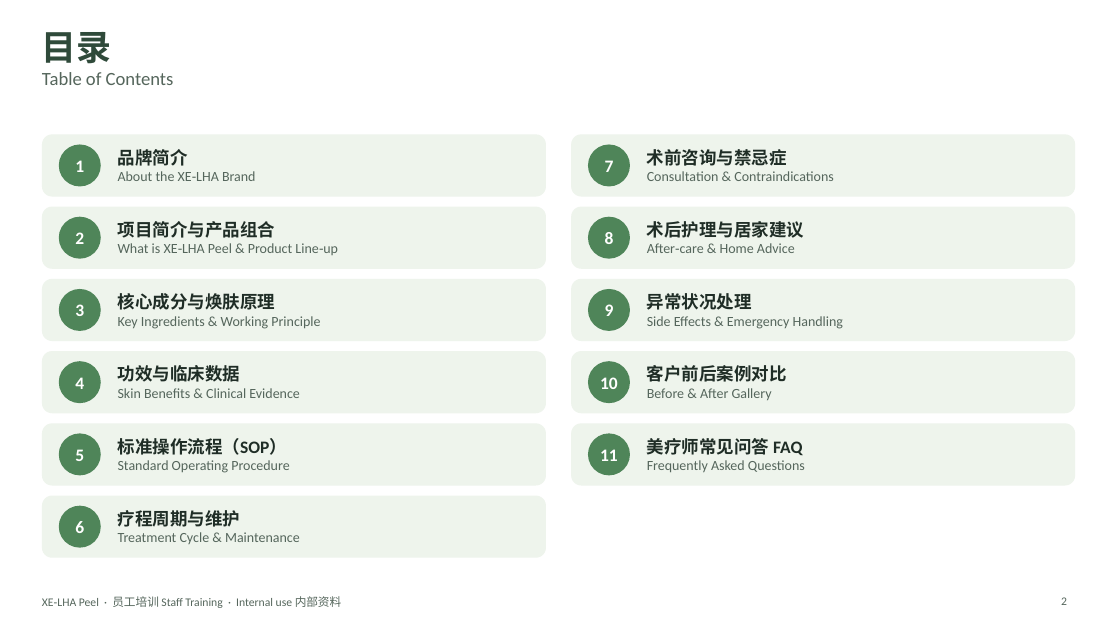
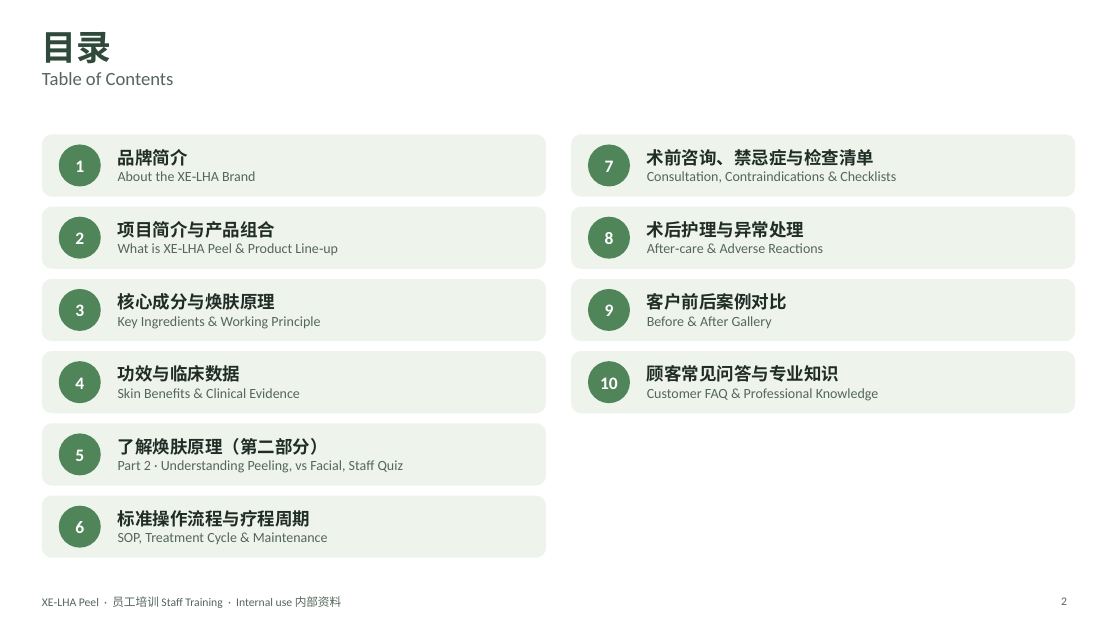
Before and after one commit to wanxinlee/cautious-computing-machine, a slide deck: slide 2 of XE-LHA-Peel-Staff-Training.pptx. Drawn at 1120x630 pixels with LibreOffice and Linux fonts; fonts in the diff are those of the drawing. Boxes give left, top, right and bottom in pixels: in the first picture for what was removed or moved away, otherwise in the second. Text is boxed around its words. In the diff, an @@ line names an element or a change of style, - is before the commit and + after.

```diff
--- a/XE-LHA-Peel-Staff-Training.pptx
+++ b/XE-LHA-Peel-Staff-Training.pptx
@@ text at box(647, 149, 896, 183): text changed @@
-术前咨询与禁忌症
-Consultation & Contraindications
+术前咨询、禁忌症与检查清单
+Consultation, Contraindications & Checklists
@@ text at box(647, 221, 823, 253): text changed @@
-术后护理与居家建议
-After‑care & Home Advice
+术后护理与异常处理
+After‑care & Adverse Reactions
@@ text "客户前后案例对比": place and size @@
-text "客户前后案例对比" at box(647, 365, 787, 400)
+text "客户前后案例对比" at box(647, 293, 787, 328)
@@ text removed at box(647, 293, 843, 329) @@
-异常状况处理
-Side Effects & Emergency Handling
@@ text at box(647, 365, 879, 401): text changed @@
-美疗师常见问答 FAQ
-Frequently Asked Questions
+顾客常见问答与专业知识
+Customer FAQ & Professional Knowledge
@@ text at box(118, 438, 403, 473): text changed @@
-标准操作流程（SOP）
-Standard Operating Procedure
+了解焕肤原理（第二部分）
+Part 2 · Understanding Peeling, vs Facial, Staff Quiz
@@ rounded rectangle removed at box(571, 423, 1075, 486) @@
@@ ellipse removed at box(588, 434, 630, 476) @@
-11
@@ text at box(118, 510, 328, 544): text changed @@
-疗程周期与维护
-Treatment Cycle & Maintenance
+标准操作流程与疗程周期
+SOP, Treatment Cycle & Maintenance
```
Also in this commit, not shown: 2 other slides changed, 18 slides added, 2 slides removed.
